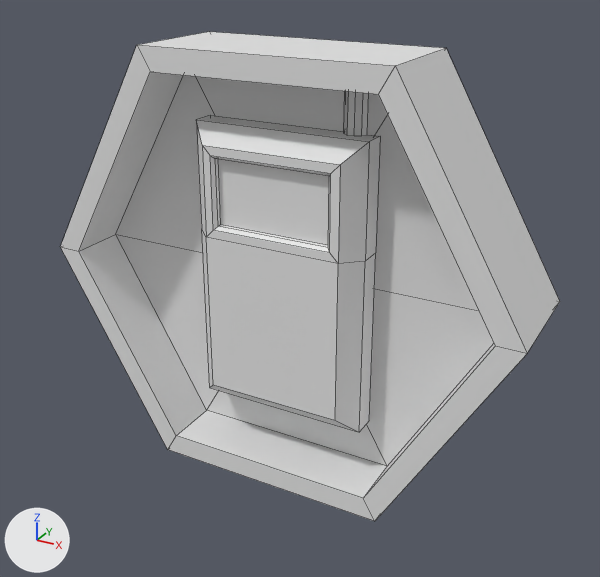
Two versions of the OBJ model SIDMEscape/Assets/Game/Art Assets/UVModels/Keypad_Box.obj, one commit apart.
Before and after are seen from a 50 mm lens placed at (24.3, -27.1, 35.6), pointed at (8.6, 1.5, 21.3). Every picture has the same lights, and +X, +Y and +Z are marked at lower left. Mesh edges are drawn as thin lines. Where no turn or scale is listed for an object, it has been applied to the vertices.

In view in the first picture: 'Keypad_Box'.
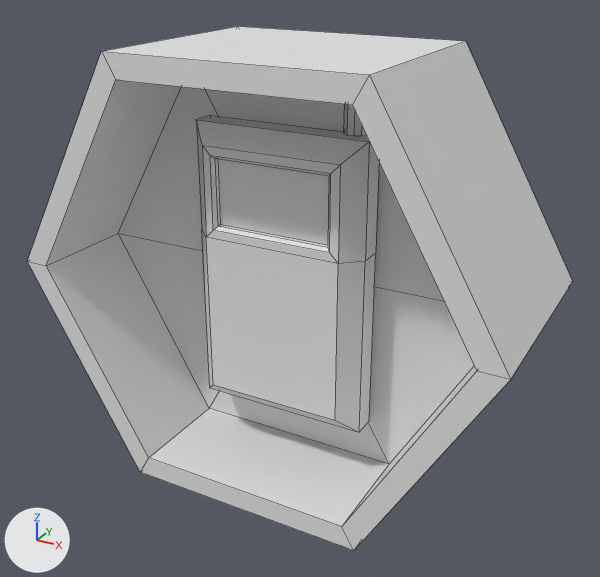
What the commit changed:
me_keypad_box has 68 vertices, 61 faces and spans x -2.6..18.9, y -1.0..3.9, z 12.7..31.3.
me_keypad_box is used by ob_keypad_box; location (0.0, 0.0, 0.0).
me_keypad_box part 1: the loose piece of 26 vertices spanning x -2.6..18.9, y -1.0..3.9, z 12.7..31.3 is scaled about its middle by (1, 1.88, 1), then moved by (0.0, 0.1, 0.0).

Location of each change, [x1, y1, x2, y2] in pixels of the pictures (600 x 577 px):
'Keypad_Box', reshaped (9% wider, 7% taller)
    before: [60, 32, 560, 521]
    after: [27, 26, 573, 550]
